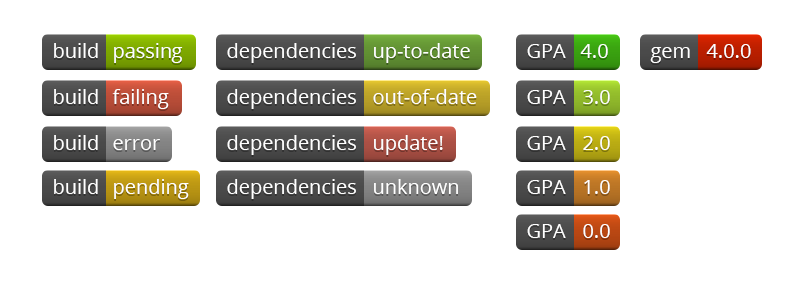
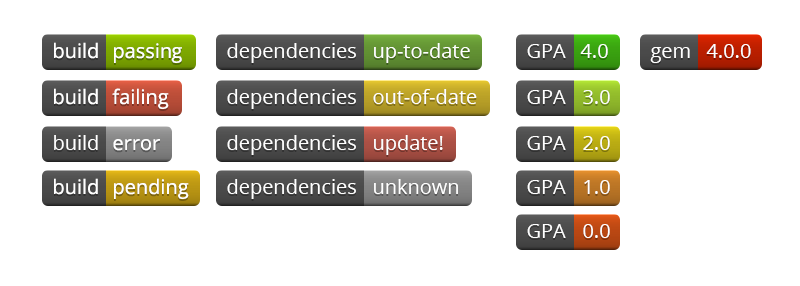
Layered file, before and after one edit (800x286). Changes by layer:
painted on "passing" (2nd of 2, in "Travis" › "passing") over left=114, top=43, right=183, bottom=63
painted on "build" (1st of 4, in "Travis" › "passing") over left=54, top=42, right=98, bottom=59
painted on "failing" (2nd of 2, in "Travis" › "failing") over left=112, top=88, right=169, bottom=109
painted on "build" (2nd of 4, in "Travis" › "failing") over left=54, top=88, right=98, bottom=105
painted on "error" (2nd of 2, in "Travis" › "error") over left=113, top=139, right=160, bottom=151
painted on "pending" (2nd of 2, in "Travis" › "pending") over left=114, top=178, right=189, bottom=199
painted on "build" (4th of 4, in "Travis" › "pending") over left=54, top=178, right=98, bottom=195
showed "background" over left=54, top=42, right=189, bottom=201
